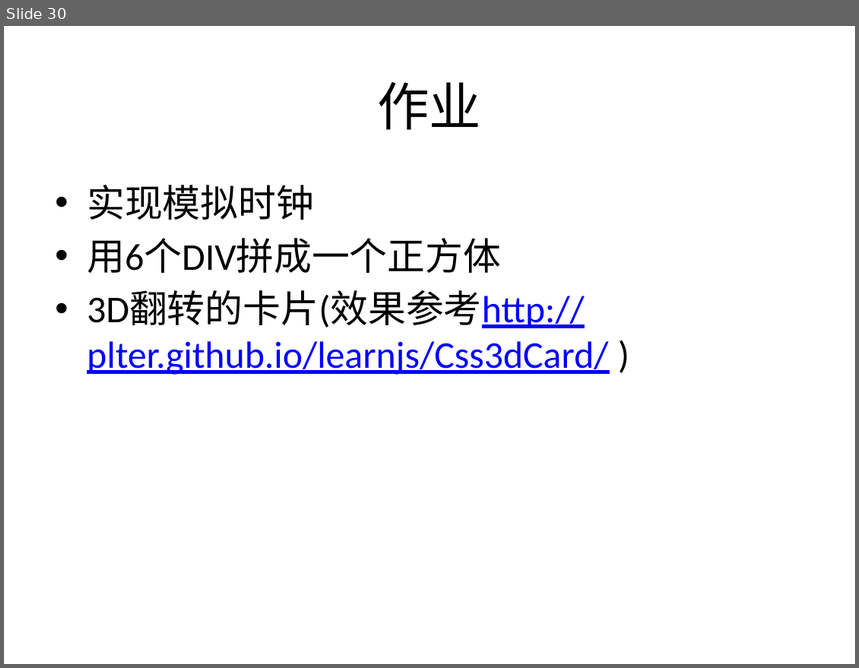
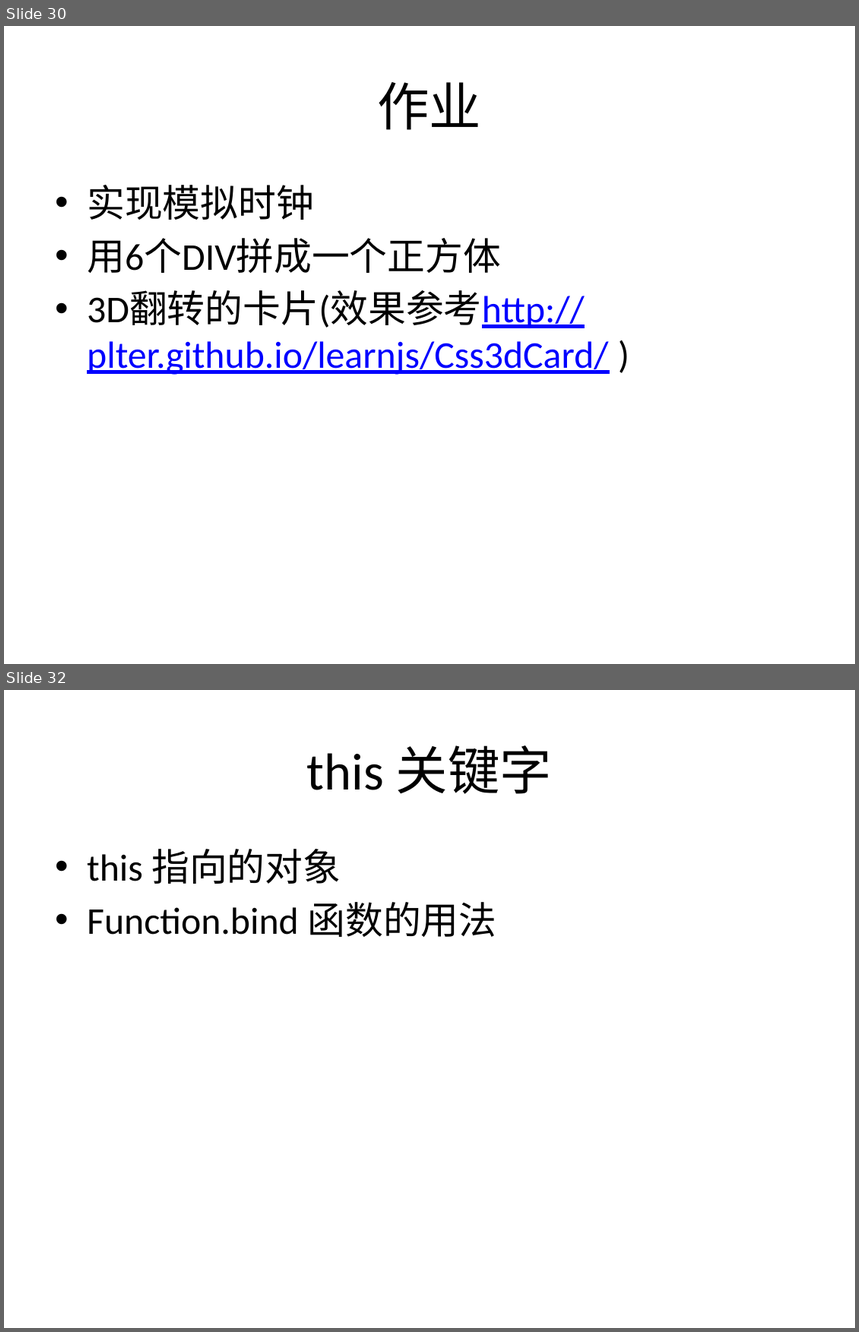
Before and after one commit to plter/HTML5Course20160612, a slide deck: Web前端教学记录.pptx. Shown one above the other, each under a label of ours: slide 30 before the commit, slides 30 and 32 after it; the slides between them are not shown. The pictures are 859x668 and 859x1332 pixels, drawn with LibreOffice and Linux fonts; fonts in the diff are those of the drawing. Boxes give left, top, right and bottom in pixels: in the first picture for what was removed or moved away, otherwise in the second. Text is boxed around its words. In the diff, an @@ line names an element or a change of style, - is before the commit and + after.

```diff
--- a/Web前端教学记录.pptx
+++ b/Web前端教学记录.pptx
@@ slide 32 added at box(4, 690, 855, 1328), background #FFFFFF @@
@@ title added at box(307, 745, 552, 794), 44 pt, text #000000 @@
+this 关键字
@@ text added at box(87, 849, 497, 937), 32 pt, text #000000 @@
+• this 指向的对象
+• Function.bind 函数的用法
```
Also in this commit, not shown: 1 slide changed, 3 other files.
